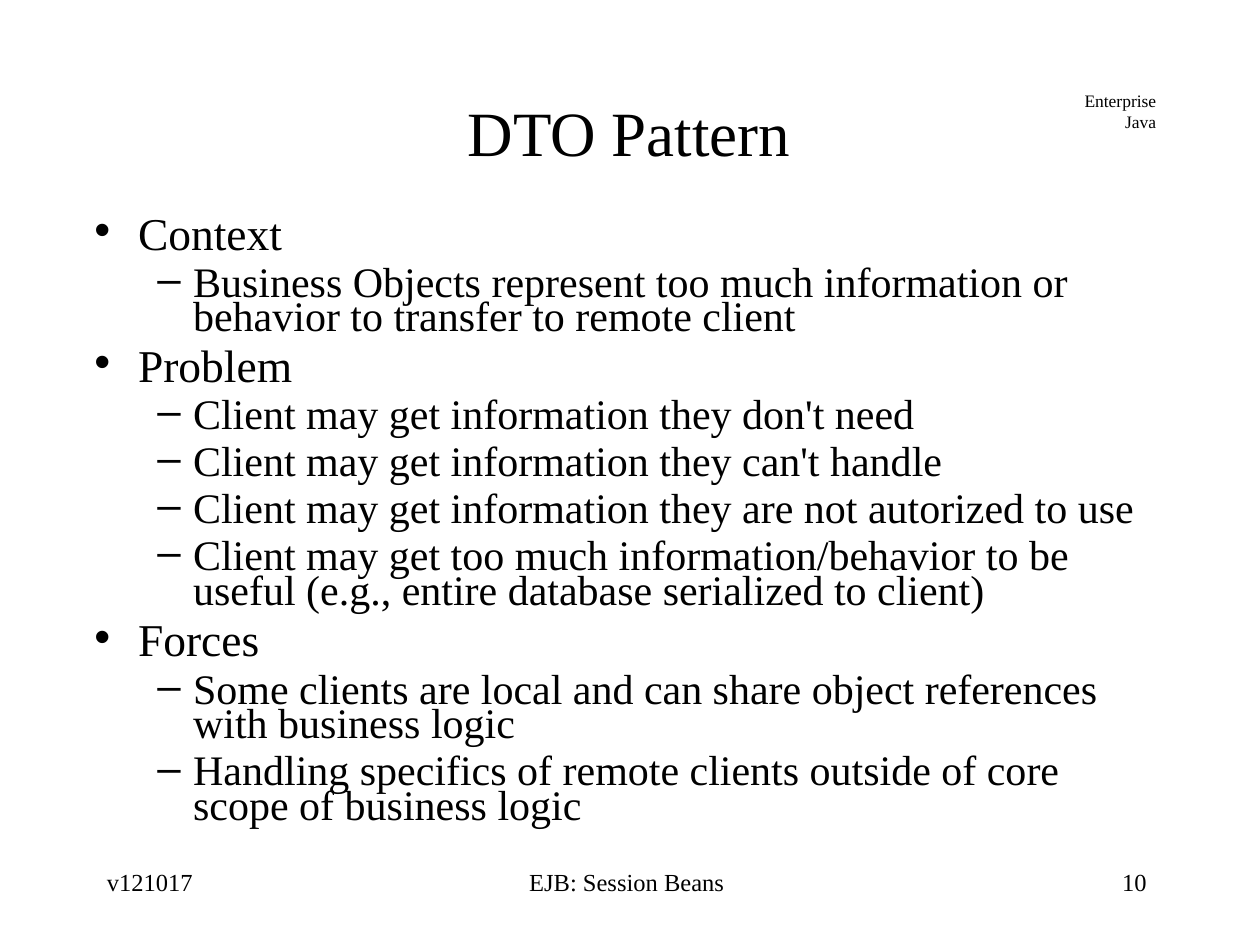
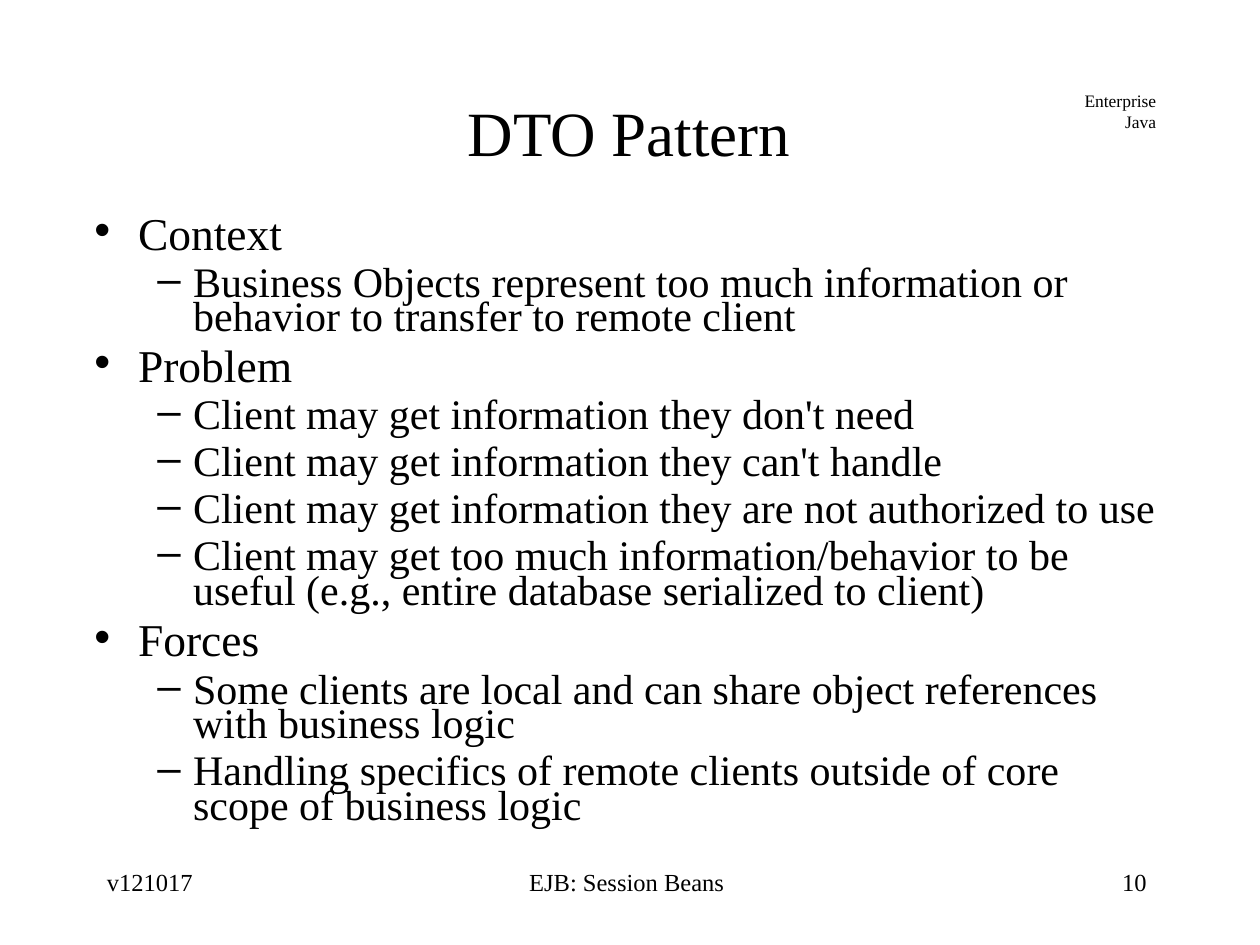
Before and after one commit to jcstaff/ejava-javaee, a slide deck: slide 10 of ejbsessionBank/src/site/resources/lectures/ejbSession.ppt. Drawn at 1260x945 pixels with LibreOffice and Linux fonts; fonts in the diff are those of the drawing. Boxes give left, top, right and bottom in pixels: in the first picture for what was removed or moved away, otherwise in the second. Text is boxed around its words. In the diff, an @@ line names an element or a change of style, - is before the commit and + after.

```diff
--- a/ejbsessionBank/src/site/resources/lectures/ejbSession.ppt
+++ b/ejbsessionBank/src/site/resources/lectures/ejbSession.ppt
@@ text at (x1=193, y1=493, x2=1155, y2=532): text changed @@
-  – Client may get information they are not autorized to use
+  – Client may get information they are not authorized to use
```
Also in this commit, not shown: 1 other slide changed.
